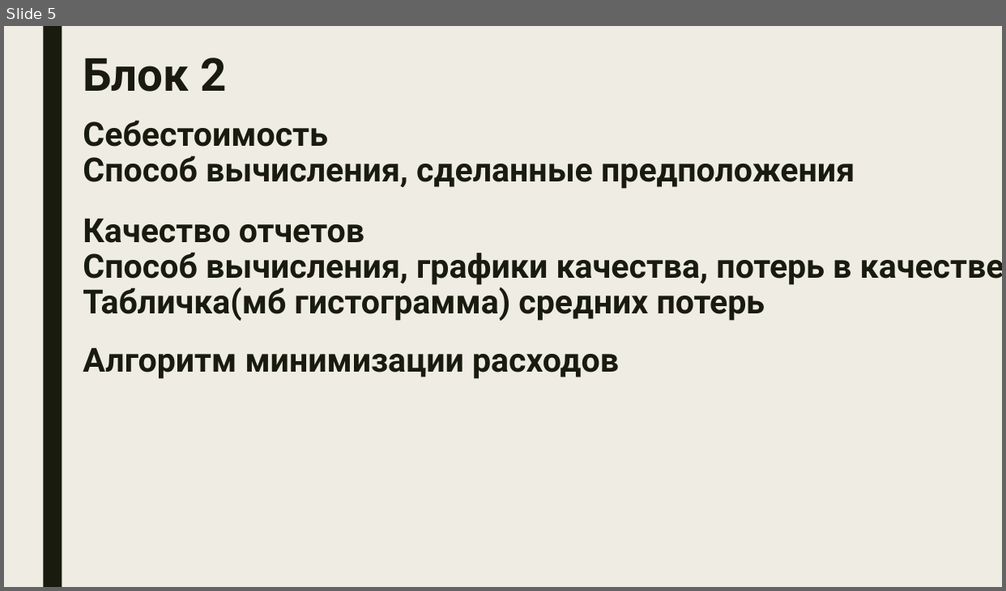
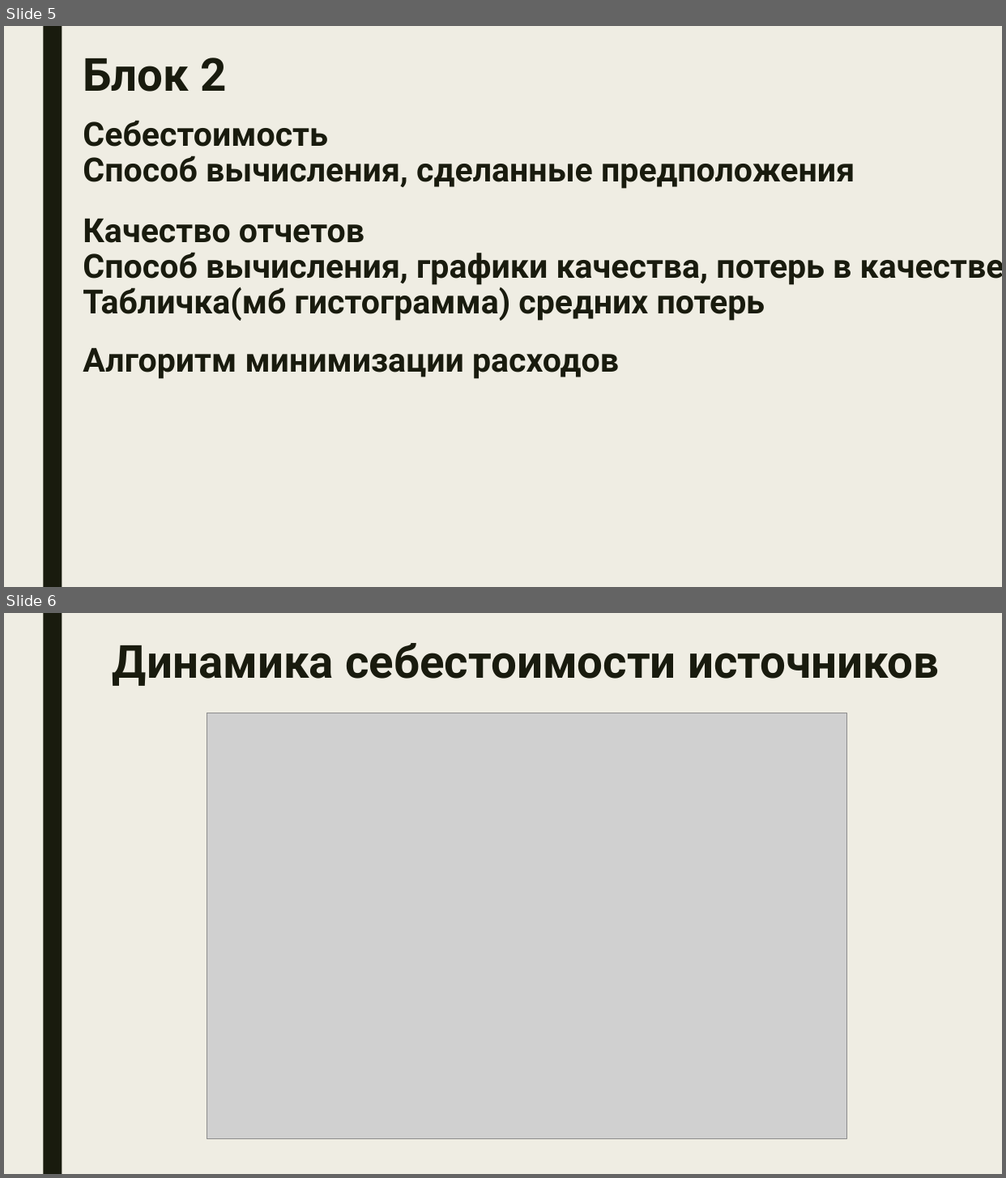
Before and after one commit to IAmSerepok/DataFromVariousSources, a slide deck: speech/presentation.pptx. Shown one above the other, each under a label of ours: slide 5 before the commit, slides 5 and 6 after it. The pictures are 1006x591 and 1006x1178 pixels, drawn with LibreOffice and Linux fonts; fonts in the diff are those of the drawing; grey boxes stand for pictures. Boxes give left, top, right and bottom in pixels: in the first picture for what was removed or moved away, otherwise in the second. Text is boxed around its words. In the diff, an @@ line names an element or a change of style, - is before the commit and + after.

Commit message:
Upd presentation

```diff
--- a/speech/presentation.pptx
+++ b/speech/presentation.pptx
@@ slide 6 added at (4, 613, 1002, 1174), background #EFEDE3; not listed: 1 template element that a slide beside it also shows @@
@@ text added at (113, 643, 940, 686), 44 pt, text #191B0E, bold @@
+Динамика себестоимости источников
@@ picture added at (206, 713, 847, 1139) @@
```
Also in this commit, not shown: 1 other file.
